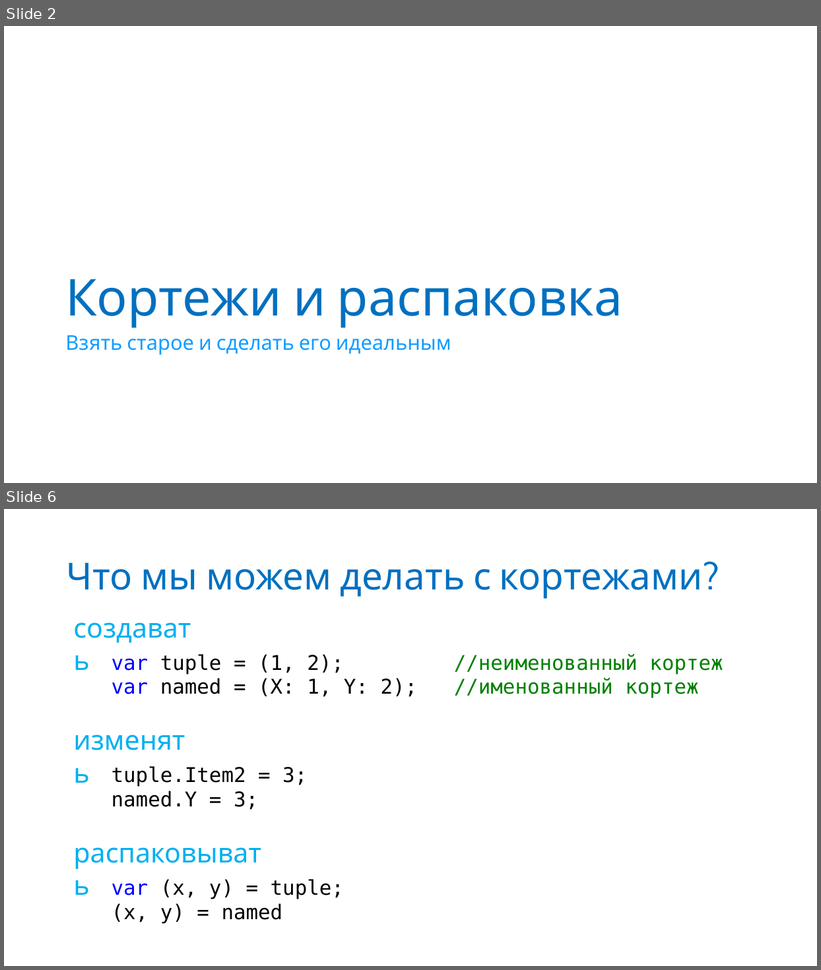
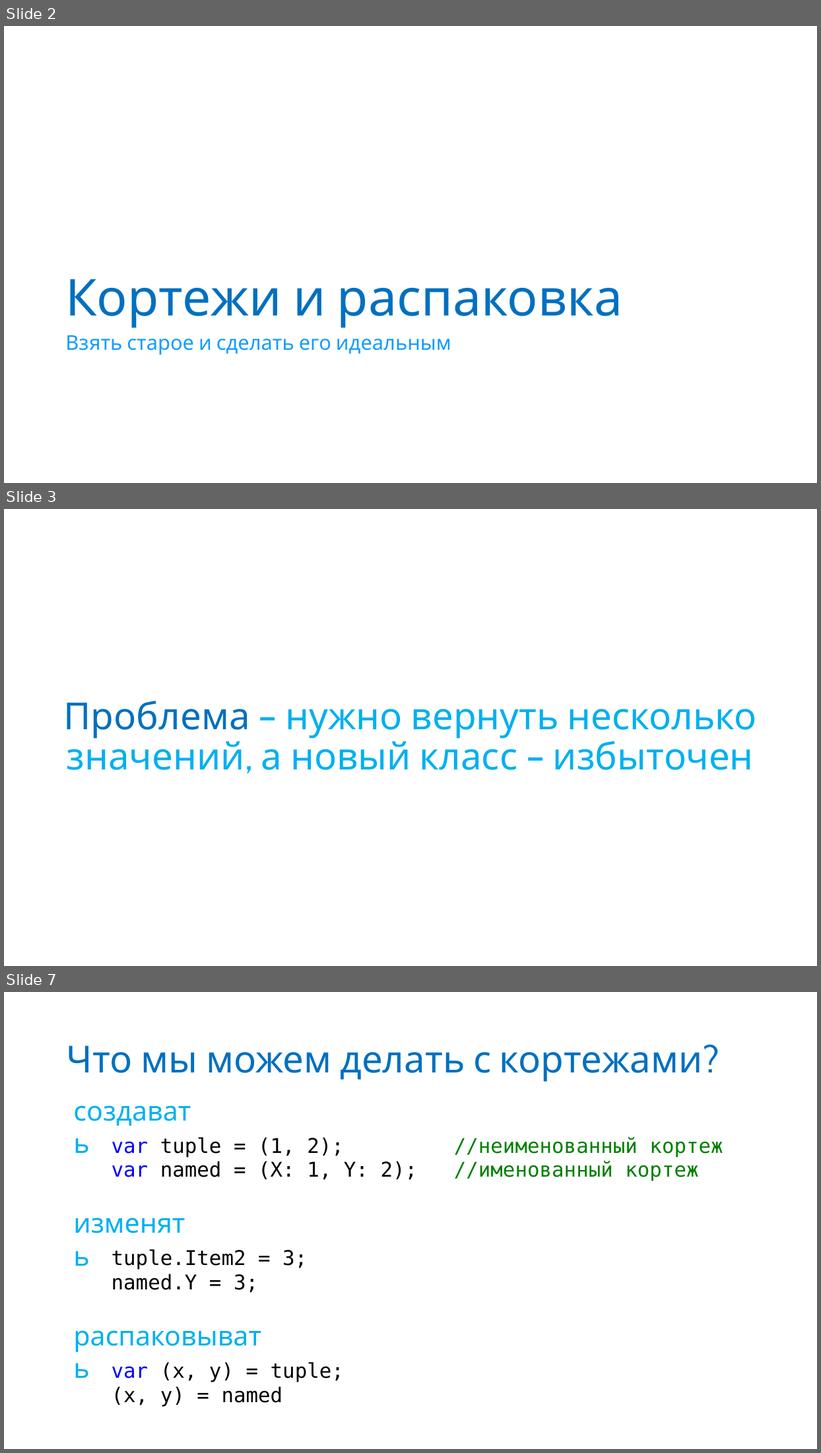
Before and after one commit to anaym/FC-CS7, a slide deck: CS7.pptx. Shown one above the other, each under a label of ours: slides 2 and 6 before the commit, slides 2, 3 and 7 after it; the slides between them are not shown. The pictures are 821x970 and 821x1453 pixels, drawn with LibreOffice and Linux fonts; fonts in the diff are those of the drawing. Boxes give left, top, right and bottom in pixels: in the first picture for what was removed or moved away, otherwise in the second. Text is boxed around its words. In the diff, an @@ line names an element or a change of style, - is before the commit and + after.

```diff
--- a/CS7.pptx
+++ b/CS7.pptx
@@ slide 3 added at [4, 509, 817, 966], background #FFFFFF @@
@@ title added at [64, 701, 757, 770], 44 pt, text #00B0F0 @@
+Проблема – нужно вернуть несколько значений, а новый класс – избыточен
@@ what was slide 6 is now slide 7 @@
```
Also in this commit, not shown: 2 slides changed, 6 other slides added, 3 slides removed, 6 other files.
